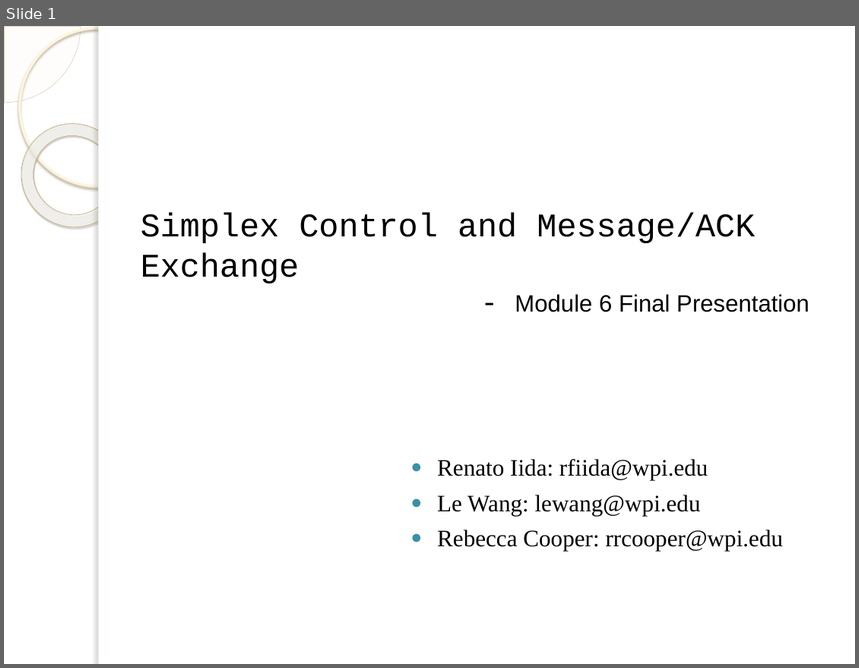
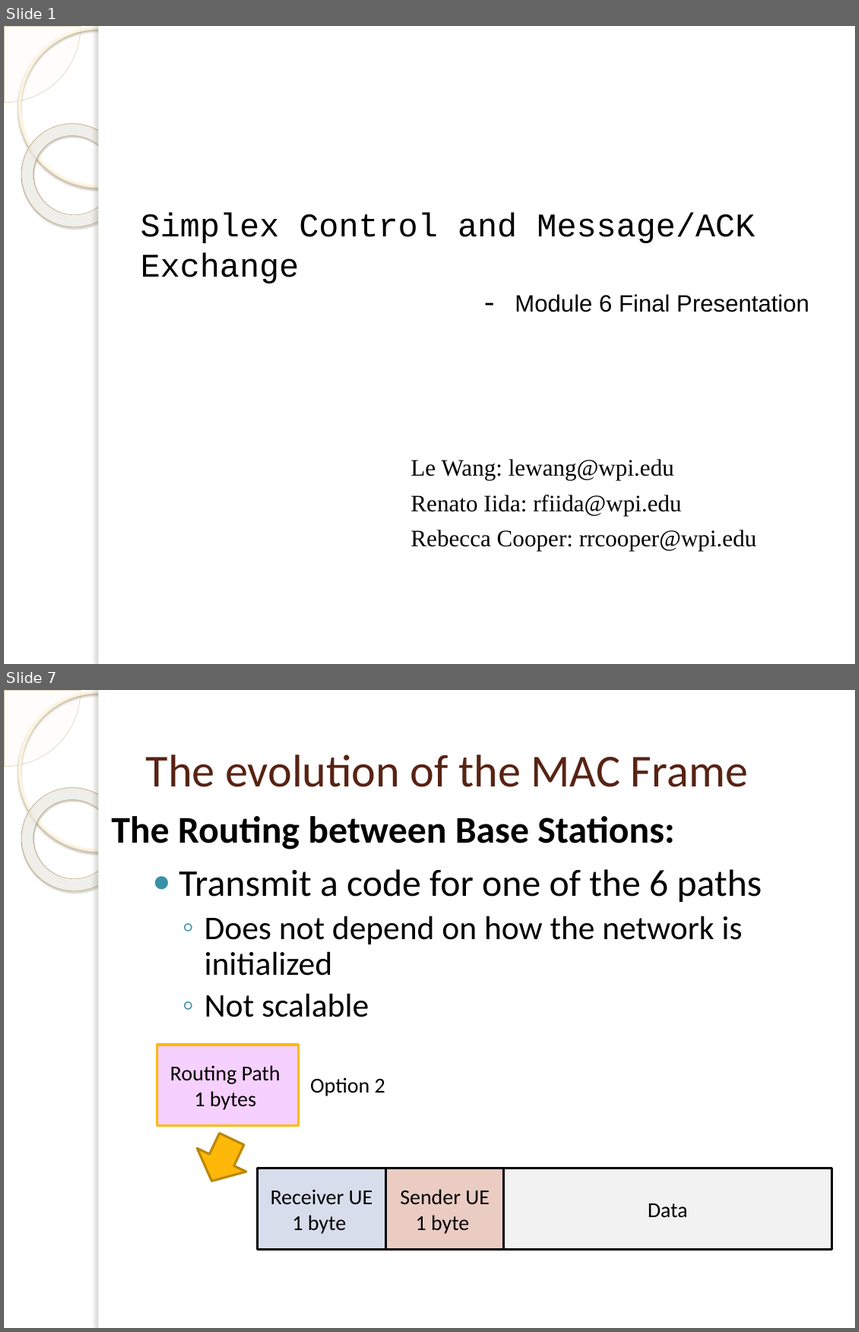
Before and after one commit to isamubr/ece405group6, a slide deck: 4305 Final Presentation.pptx. Shown one above the other, each under a label of ours: slide 1 before the commit, slides 1 and 7 after it; the slides between them are not shown. The pictures are 859x668 and 859x1332 pixels, drawn with LibreOffice and Linux fonts; fonts in the diff are those of the drawing; background and template pictures are left out. Boxes give left, top, right and bottom in pixels: in the first picture for what was removed or moved away, otherwise in the second. Text is boxed around its words. In the diff, an @@ line names an element or a change of style, - is before the commit and + after.

```diff
--- a/4305 Final Presentation.pptx
+++ b/4305 Final Presentation.pptx
@@ slide 7 added at [4,690,855,1328], background picture (left out); not listed: 5 template elements that a slide beside it also shows @@
@@ title added at [146,755,748,787], 38.7 pt, text #572314 @@
+The evolution of the MAC Frame
@@ text added at [111,816,675,850], 32 pt, text #000000, bold @@
+The Routing between Base Stations:
@@ text added at [179,869,762,1018], 28 pt, text #000000 @@
+● Transmit a code for one of the 6 paths
+  ◦ Does not depend on how the network is initialized
+  ◦ Not scalable
@@ rectangle added at [158,1045,299,1125], fill #F6D0FE, outline #FEB80A 2 pt, 18 pt, text #000000 @@
+Routing Path
+1 bytes
@@ rectangle added at [299,1043,397,1125], fill #FFFFFF, outline #FFFFFF 2 pt, 18 pt, text #000000 @@
+Option 2
@@ down arrow added at [187,1128,256,1193], fill #FEB80A, outline #BC8807 2 pt @@
@@ rectangle added at [258,1168,386,1249], fill #D7DDEB, outline #000000 2 pt, 18 pt, text #000000 @@
+Receiver UE
+1 byte
@@ rectangle added at [386,1168,503,1249], fill #EACCC3, outline #000000 2 pt, 18 pt, text #000000 @@
+Sender UE
+1 byte
@@ rectangle added at [503,1168,832,1249], fill #F2F2F2, outline #000000 2 pt, 18 pt, text #000000 @@
+Data
@@ slide 1 changed as well @@
@@ text at [411,459,674,480]: paragraph added @@
+Le Wang: lewang@wpi.edu
@@ text at [411,495,757,551]: bullet ● to none @@
@@ text at [437,495,701,515]: paragraph removed @@
-● Le Wang: lewang@wpi.edu
```
Also in this commit, not shown: 3 other slides changed, 15 other slides added, 4 slides removed.
